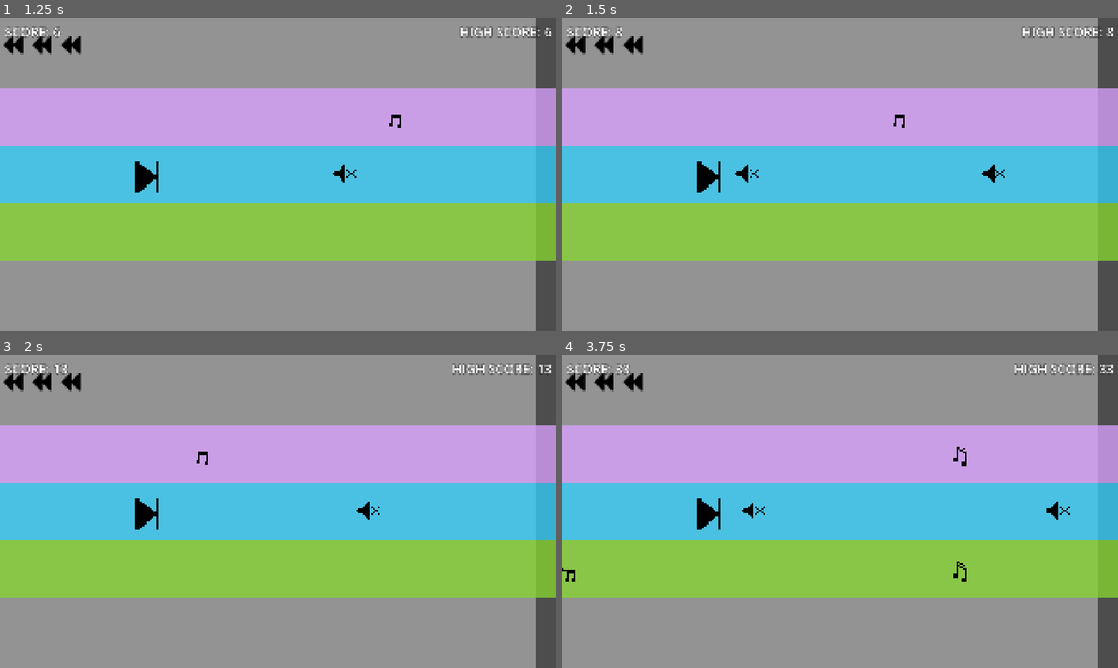
Above: before the commit, frames 1-4 (two rows, left to right).
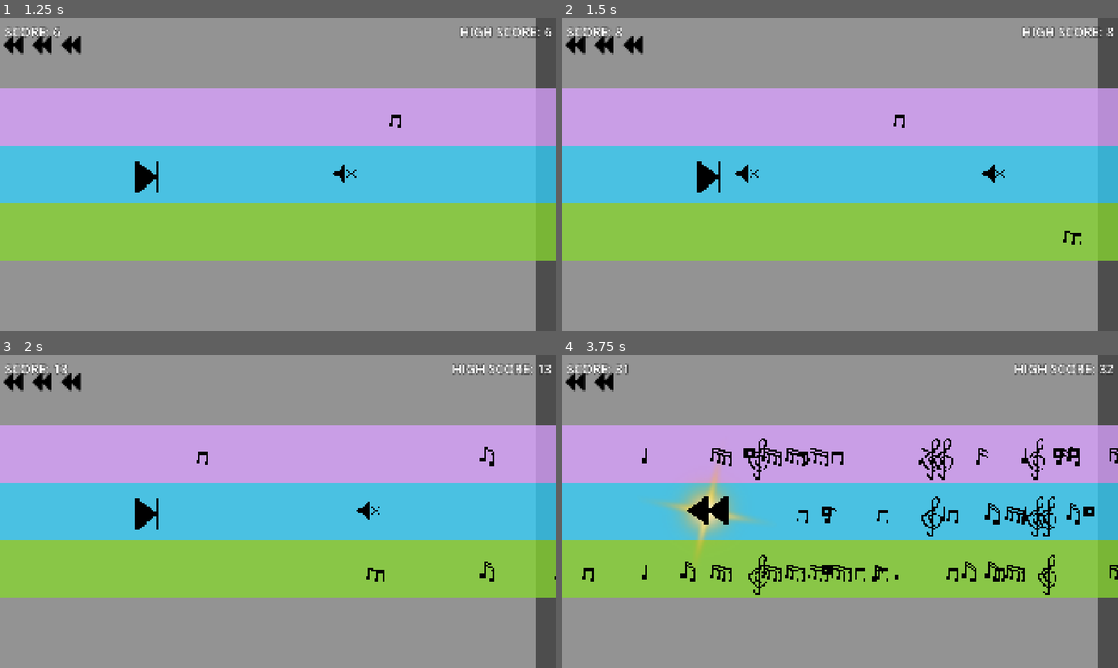
Above: after the commit, the same moments.

Repository: chorwat2137/haven-2026
Game: Godot game, scene res://scenes/main.tscn
The game is run twice, just before and just after one commit, with the same random seed, the same clock (stepped at 60 frames per second) and the same inputs.
Inputs:
- Up to frame 1 (1.25 s): tap Enter (ui_accept) at 0.5, 0.77 s; hold Right (ui_right) from 0.53 s (still down); tap Space (shoot) at 0.6 s
- Up to frame 2 (1.5 s): keep holding Right (ui_right); tap Space (shoot) at 1.35 s
- Up to frame 3 (2 s): keep holding Right (ui_right); tap Enter (ui_accept) at 1.52 s
- Up to frame 4 (3.75 s): release Right (ui_right) at 2.03 s; hold Left (ui_left) 2.03-2.78 s; tap Space (shoot) at 2.1, 2.85, 3.6 s; hold Right (ui_right) from 2.78 s (still down); tap Enter (ui_accept) at 3.02 s

Frame 1 is identical in both runs. In frame 2, less than 0.1% of the frame differs, in the area x 90-94%, y 68-73%; in frame 3, 0.2%; in frame 4, 5.3%, in the area x 0-100%, y 2-77%.

Commit message:
Automatic sync

Diff:
--- a/scripts/main.gd
+++ b/scripts/main.gd
@@ -43,7 +43,7 @@
 	return 1000.0 + (input - 5.0) * (1000.0 / 15.0)
 
 func _ready() -> void:
-	min_distance = calculate_value(speed)
+
 	speed = START_SPEED
 	screen_size = get_viewport().get_visible_rect().size
 
@@ -61,7 +61,7 @@
 func _process(delta: float) -> void:
 	if game_over:
 		return
-
+	min_distance = calculate_value(speed)
 	if speed < MAX_SPEED and not is_rewinding:
 		speed += 0.1
 
